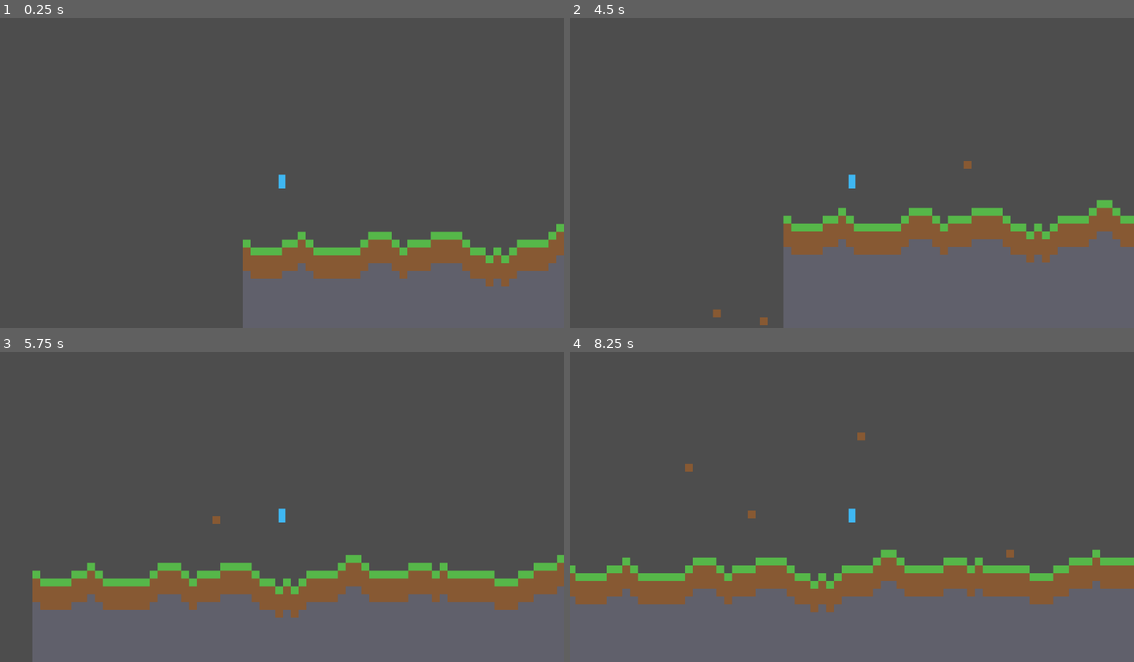
Above: before the commit, frames 1-4 (two rows, left to right).
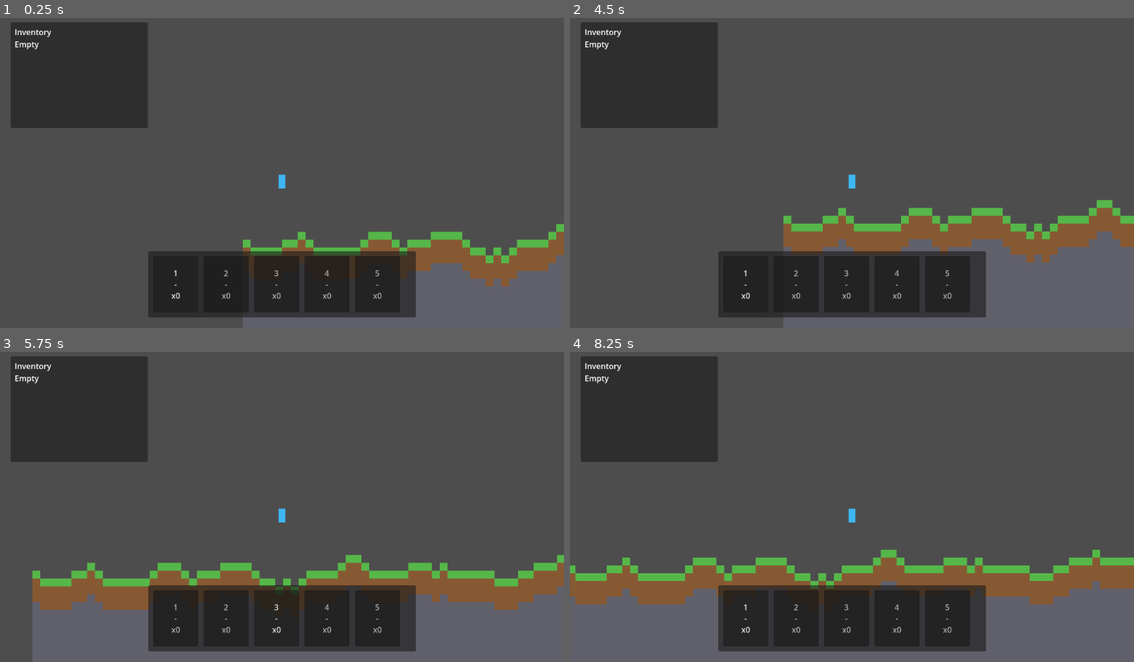
Above: after the commit, the same moments.

Repository: rudyrant/clawbox
Game: Godot game, scene res://scenes/main.tscn
The game is run twice, just before and just after one commit, with the same random seed, the same clock (stepped at 60 frames per second) and the same inputs.
Inputs (mouse positions are in pixels of both pictures, inside the frame that each line leads up to):
- Up to frame 1 (0.25 s): no input
- Up to frame 2 (4.5 s): click (744, 284) at 0.5 s, where only the run after the commit has a clickable "1 - x0"; click (795, 284) at 1.25 s, where only the run after the commit has a clickable "2 - x0"; click (846, 284) at 2 s, where only the run after the commit has a clickable "3 - x0"; click (897, 284) at 2.75 s, where only the run after the commit has a clickable "4 - x0"; click (947, 284) at 3.5 s, where only the run after the commit has a clickable "5 - x0"; tap Enter (ui_accept) at 4.25 s; move the mouse to (976, 154) at 4.27 s; hold Right (ui_right) from 4.28 s (still down); tap 1 at 4.35 s; click (976, 154) at 4.42 s
- Up to frame 3 (5.75 s): keep holding Right (ui_right); tap Enter (ui_accept) at 4.52, 5.27 s; tap 2 at 4.55, 5.1 s; move the mouse to (169, 519) at 5.02 s; click (169, 519) at 5.17 s; tap 3 at 5.3 s
- Up to frame 4 (8.25 s): move the mouse to (908, 435) at 5.77 s; release Right (ui_right) at 5.78 s; hold Left (ui_left) 5.78-6.53 s; tap 3 at 5.85 s; click (908, 435) at 5.92 s; tap 4 at 6.05, 6.6 s; move the mouse to (823, 565) at 6.52 s; hold Right (ui_right) 6.53-8.03 s; click (823, 565) at 6.67 s; tap Enter (ui_accept) at 6.77, 7.52, 8 s; tap 5 at 6.8, 7.35 s; move the mouse to (1021, 550) at 7.27 s; click (1021, 550) at 7.42 s; tap 1 at 7.55, 8.1 s; move the mouse to (682, 457) at 8.02 s; hold Left (ui_left) from 8.03 s (still down); click (682, 457) at 8.17 s

The runs differ from the first frame. In frame 1, 18% of the frame differs, in the area x 1-74%, y 1-97%; in frame 2, 18%; in frame 3, 18%; in frame 4, 18%, in the area x 1-79%, y 1-97%.

Commit message:
feat: Add hotbar, inventory UI, and mobile scaling

Diff:
--- a/items/dropped_item.gd
+++ b/items/dropped_item.gd
@@ -1,6 +1,6 @@
 extends Area2D
 
-@export var item_id: StringName = &"block"
+@export var item_id: StringName = &"dirt"
 @export var amount: int = 1
 
 func _ready() -> void:
--- a/player/player.gd
+++ b/player/player.gd
@@ -2,8 +2,22 @@
 
 const SPEED: float = 300.0
 const JUMP_VELOCITY: float = -450.0
+const HOTBAR_SIZE := 5
+const EMPTY_ITEM_ID: StringName = &""
 var gravity: float = ProjectSettings.get_setting("physics/2d/default_gravity")
-var collected_items: int = 0
+
+signal inventory_changed(inventory: Dictionary, hotbar: Array, selected_index: int)
+signal selected_hotbar_changed(selected_index: int)
+
+var inventory: Dictionary = {}
+var hotbar: Array[StringName] = []
+var selected_hotbar_index: int = 0
+
+func _ready() -> void:
+	hotbar.resize(HOTBAR_SIZE)
+	for index in range(HOTBAR_SIZE):
+		hotbar[index] = EMPTY_ITEM_ID
+	_emit_inventory_changed()
 
 func _physics_process(delta: float) -> void:
 	if not is_on_floor():
@@ -20,6 +34,94 @@
 
 	move_and_slide()
 
+func _unhandled_input(event: InputEvent) -> void:
+	if event is InputEventKey and event.pressed and not event.echo:
+		var key_event := event as InputEventKey
+		match key_event.keycode:
+			KEY_1:
+				select_hotbar_slot(0)
+			KEY_2:
+				select_hotbar_slot(1)
+			KEY_3:
+				select_hotbar_slot(2)
+			KEY_4:
+				select_hotbar_slot(3)
+			KEY_5:
+				select_hotbar_slot(4)
+	elif event is InputEventMouseButton and event.pressed:
+		if event.button_index == MOUSE_BUTTON_WHEEL_UP:
+			select_hotbar_slot(selected_hotbar_index - 1)
+		elif event.button_index == MOUSE_BUTTON_WHEEL_DOWN:
+			select_hotbar_slot(selected_hotbar_index + 1)
+
 func collect_item(item_id: StringName, amount: int = 1) -> void:
-	collected_items += amount
-	print("Picked up %s x%d (total: %d)" % [str(item_id), amount, collected_items])
+	if item_id == EMPTY_ITEM_ID or amount <= 0:
+		return
+
+	inventory[item_id] = int(inventory.get(item_id, 0)) + amount
+	_assign_hotbar_slot_if_needed(item_id)
+	_emit_inventory_changed()
+	print("Picked up %s x%d (new stack: %d)" % [str(item_id), amount, int(inventory[item_id])])
+
+func select_hotbar_slot(index: int) -> void:
+	var wrapped_index := wrapi(index, 0, HOTBAR_SIZE)
+	if selected_hotbar_index == wrapped_index:
+		return
+
+	selected_hotbar_index = wrapped_index
+	selected_hotbar_changed.emit(selected_hotbar_index)
+	_emit_inventory_changed()
+
+func consume_selected_item(amount: int = 1) -> bool:
+	if amount <= 0:
+		return true
+
+	var item_id := get_selected_item_id()
+	if item_id == EMPTY_ITEM_ID:
+		return false
+
+	var remaining := get_item_count(item_id) - amount
+	if remaining < 0:
+		return false
+	if remaining == 0:
+		inventory.erase(item_id)
+	else:
+		inventory[item_id] = remaining
+
+	_emit_inventory_changed()
+	return true
+
+func get_selected_item_id() -> StringName:
+	return hotbar[selected_hotbar_index]
+
+func get_selected_hotbar_index() -> int:
+	return selected_hotbar_index
+
+func get_hotbar_data() -> Array:
+	var slots: Array = []
+	for item_id in hotbar:
+		slots.append({
+			"item_id": item_id,
+			"count": get_item_count(item_id)
+		})
+	return slots
+
+func get_inventory_snapshot() -> Dictionary:
+	return inventory.duplicate()
+
+func get_item_count(item_id: StringName) -> int:
+	if item_id == EMPTY_ITEM_ID:
+		return 0
+	return int(inventory.get(item_id, 0))
+
+func _assign_hotbar_slot_if_needed(item_id: StringName) -> void:
+	if hotbar.has(item_id):
+		return
+
+	for index in range(HOTBAR_SIZE):
+		if hotbar[index] == EMPTY_ITEM_ID:
+			hotbar[index] = item_id
+			return
+
+func _emit_inventory_changed() -> void:
+	inventory_changed.emit(inventory.duplicate(), get_hotbar_data(), selected_hotbar_index)
--- a/scenes/main.tscn
+++ b/scenes/main.tscn
@@ -1,7 +1,8 @@
-[gd_scene load_steps=3 format=3 uid="uid://dpsk6wgtvf1h"]
+[gd_scene load_steps=4 format=3 uid="uid://dpsk6wgtvf1h"]
 
 [ext_resource type="PackedScene" path="res://player/player.tscn" id="1_player"]
 [ext_resource type="Script" path="res://scripts/blocks_tilemap.gd" id="2_blocks_tilemap"]
+[ext_resource type="Script" path="res://scripts/inventory_ui.gd" id="3_inventory_ui"]
 
 [node name="Main" type="Node2D"]
 
@@ -10,3 +11,43 @@
 
 [node name="Player" parent="." instance=ExtResource("1_player")]
 position = Vector2(80, 40)
+
+[node name="UI" type="CanvasLayer" parent="."]
+layer = 10
+
+[node name="InventoryUI" type="Control" parent="UI"]
+layout_mode = 3
+anchors_preset = 15
+anchor_right = 1.0
+anchor_bottom = 1.0
+grow_horizontal = 2
+grow_vertical = 2
+script = ExtResource("3_inventory_ui")
+
+[node name="InventoryPanel" type="PanelContainer" parent="UI/InventoryUI"]
+layout_mode = 0
+
+[node name="Margin" type="MarginContainer" parent="UI/InventoryUI/InventoryPanel"]
+layout_mode = 2
+theme_override_constants/margin_left = 8
+theme_override_constants/margin_top = 8
+theme_override_constants/margin_right = 8
+theme_override_constants/margin_bottom = 8
+
+[node name="VBox" type="VBoxContainer" parent="UI/InventoryUI/InventoryPanel/Margin"]
+layout_mode = 2
+theme_override_constants/separation = 2
+
+[node name="HotbarPanel" type="PanelContainer" parent="UI/InventoryUI"]
+layout_mode = 0
+
+[node name="Margin" type="MarginContainer" parent="UI/InventoryUI/HotbarPanel"]
+layout_mode = 2
+theme_override_constants/margin_left = 10
+theme_override_constants/margin_top = 10
+theme_override_constants/margin_right = 10
+theme_override_constants/margin_bottom = 10
+
+[node name="HotbarRow" type="HBoxContainer" parent="UI/InventoryUI/HotbarPanel/Margin"]
+layout_mode = 2
+theme_override_constants/separation = 6
--- a/scripts/blocks_tilemap.gd
+++ b/scripts/blocks_tilemap.gd
@@ -88,11 +88,13 @@
 func _break_block_from_screen_position(screen_position: Vector2) -> void:
 	var world_position := get_viewport().get_canvas_transform().affine_inverse() * screen_position
 	var cell := local_to_map(to_local(world_position))
-	if get_cell_source_id(0, cell) == -1:
+	var source_id := get_cell_source_id(0, cell)
+	if source_id == -1:
 		return
+	var atlas_coords := get_cell_atlas_coords(0, cell)
 
 	erase_cell(0, cell)
-	_spawn_dropped_item(cell)
+	_spawn_dropped_item(cell, _item_id_from_atlas_coords(atlas_coords))
 
 func _place_block_from_screen_position(screen_position: Vector2) -> void:
 	var world_position := get_viewport().get_canvas_transform().affine_inverse() * screen_position
@@ -102,11 +104,24 @@
 	if _would_overlap_player(cell):
 		return
 
-	set_cell(0, cell, SOURCE_ID, TILE_DIRT)
+	if _player == null or not _player.has_method("get_selected_item_id") or not _player.has_method("consume_selected_item"):
+		return
 
-func _spawn_dropped_item(cell: Vector2i) -> void:
+	var selected_item_id: StringName = _player.get_selected_item_id()
+	var atlas_coords := _atlas_coords_from_item_id(selected_item_id)
+	if atlas_coords.x < 0:
+		return
+	if not _player.consume_selected_item(1):
+		return
+
+	set_cell(0, cell, SOURCE_ID, atlas_coords)
+
+func _spawn_dropped_item(cell: Vector2i, item_id: StringName) -> void:
+	if item_id == &"":
+		return
 	var dropped_item := DROPPED_ITEM_SCENE.instantiate()
 	dropped_item.global_position = to_global(map_to_local(cell))
+	dropped_item.item_id = item_id
 	get_parent().add_child(dropped_item)
 
 func _would_overlap_player(cell: Vector2i) -> bool:
@@ -124,3 +139,21 @@
 		rectangle_shape.size
 	)
 	return cell_rect.intersects(player_rect)
+
+func _item_id_from_atlas_coords(atlas_coords: Vector2i) -> StringName:
+	if atlas_coords == TILE_GRASS:
+		return &"grass"
+	if atlas_coords == TILE_DIRT:
+		return &"dirt"
+	if atlas_coords == TILE_STONE:
+		return &"stone"
+	return &""
+
+func _atlas_coords_from_item_id(item_id: StringName) -> Vector2i:
+	if item_id == &"grass":
+		return TILE_GRASS
+	if item_id == &"dirt":
+		return TILE_DIRT
+	if item_id == &"stone":
+		return TILE_STONE
+	return Vector2i(-1, -1)
--- /dev/null
+++ b/scripts/inventory_ui.gd
@@ -0,0 +1,142 @@
+extends Control
+
+const HOTBAR_SIZE := 5
+const EMPTY_ITEM_ID: StringName = &""
+
+@export var player_path: NodePath = NodePath("../../Player")
+
+@onready var _inventory_panel: PanelContainer = $InventoryPanel
+@onready var _inventory_list: VBoxContainer = $InventoryPanel/Margin/VBox
+@onready var _hotbar_panel: PanelContainer = $HotbarPanel
+@onready var _hotbar_row: HBoxContainer = $HotbarPanel/Margin/HotbarRow
+
+var _player: Node = null
+var _hotbar_buttons: Array[Button] = []
+var _inventory_snapshot: Dictionary = {}
+
+func _ready() -> void:
+	_create_hotbar_buttons()
+	_connect_player()
+	get_viewport().size_changed.connect(_apply_layout_scaling)
+	_apply_layout_scaling()
+
+func _create_hotbar_buttons() -> void:
+	for child in _hotbar_row.get_children():
+		child.queue_free()
+	_hotbar_buttons.clear()
+
+	for index in range(HOTBAR_SIZE):
+		var button := Button.new()
+		button.text = str(index + 1)
+		button.focus_mode = Control.FOCUS_NONE
+		button.pressed.connect(_on_hotbar_slot_pressed.bind(index))
+		_hotbar_row.add_child(button)
+		_hotbar_buttons.append(button)
+
+func _connect_player() -> void:
+	_player = get_node_or_null(player_path)
+	if _player == null:
+		return
+	if _player.has_signal("inventory_changed"):
+		_player.inventory_changed.connect(_on_inventory_changed)
+	if _player.has_signal("selected_hotbar_changed"):
+		_player.selected_hotbar_changed.connect(_on_selected_hotbar_changed)
+	if _player.has_method("get_inventory_snapshot"):
+		_inventory_snapshot = _player.get_inventory_snapshot()
+	if _player.has_method("get_hotbar_data") and _player.has_method("get_selected_hotbar_index"):
+		_on_inventory_changed(_inventory_snapshot, _player.get_hotbar_data(), _player.get_selected_hotbar_index())
+
+func _on_inventory_changed(inventory: Dictionary, hotbar: Array, selected_index: int) -> void:
+	_inventory_snapshot = inventory
+	for slot_index in range(HOTBAR_SIZE):
+		if slot_index >= _hotbar_buttons.size():
+			break
+		var button := _hotbar_buttons[slot_index]
+		var item_id: StringName = EMPTY_ITEM_ID
+		var count := 0
+		if slot_index < hotbar.size():
+			var slot_data: Dictionary = hotbar[slot_index]
+			item_id = slot_data.get("item_id", EMPTY_ITEM_ID)
+			count = int(slot_data.get("count", 0))
+
+		var name_text := "-"
+		if item_id != EMPTY_ITEM_ID:
+			name_text = _display_name(item_id)
+		button.text = "%d\n%s\nx%d" % [slot_index + 1, name_text, count]
+		button.modulate = Color(1.0, 1.0, 1.0, 1.0) if slot_index == selected_index else Color(0.8, 0.8, 0.8, 0.95)
+
+	_refresh_inventory_list()
+
+func _on_selected_hotbar_changed(selected_index: int) -> void:
+	if _player == null:
+		return
+	if _player.has_method("get_hotbar_data"):
+		_on_inventory_changed(_inventory_snapshot, _player.get_hotbar_data(), selected_index)
+
+func _refresh_inventory_list() -> void:
+	for child in _inventory_list.get_children():
+		child.queue_free()
+
+	var title := Label.new()
+	title.text = "Inventory"
+	_inventory_list.add_child(title)
+
+	if _inventory_snapshot.is_empty():
+		var empty_label := Label.new()
+		empty_label.text = "Empty"
+		_inventory_list.add_child(empty_label)
+		return
+
+	var sorted_ids := _inventory_snapshot.keys()
+	sorted_ids.sort()
+	for item_id in sorted_ids:
+		var row := Label.new()
+		row.text = "%s x%d" % [_display_name(item_id), int(_inventory_snapshot[item_id])]
+		_inventory_list.add_child(row)
+
+func _on_hotbar_slot_pressed(slot_index: int) -> void:
+	if _player == null:
+		return
+	if _player.has_method("select_hotbar_slot"):
+		_player.select_hotbar_slot(slot_index)
+
+func _apply_layout_scaling() -> void:
+	var viewport_size: Vector2 = get_viewport_rect().size
+	var short_side: float = min(viewport_size.x, viewport_size.y)
+	var scale_factor: float = clamp(short_side / 360.0, 0.85, 1.8)
+
+	var slot_size: float = clamp(54.0 * scale_factor, 44.0, 92.0)
+	var gap: float = clamp(6.0 * scale_factor, 4.0, 12.0)
+	var margin: float = clamp(12.0 * scale_factor, 10.0, 24.0)
+
+	_hotbar_row.add_theme_constant_override("separation", int(round(gap)))
+	for button in _hotbar_buttons:
+		button.custom_minimum_size = Vector2(slot_size, slot_size)
+
+	var hotbar_width: float = HOTBAR_SIZE * slot_size + (HOTBAR_SIZE - 1) * gap + margin * 2.0
+	var hotbar_height: float = slot_size + margin * 2.0
+	_hotbar_panel.anchor_left = 0.5
+	_hotbar_panel.anchor_right = 0.5
+	_hotbar_panel.anchor_top = 1.0
+	_hotbar_panel.anchor_bottom = 1.0
+	_hotbar_panel.offset_left = -hotbar_width * 0.5
+	_hotbar_panel.offset_right = hotbar_width * 0.5
+	_hotbar_panel.offset_top = -hotbar_height - margin
+	_hotbar_panel.offset_bottom = -margin
+
+	_inventory_panel.anchor_left = 0.0
+	_inventory_panel.anchor_right = 0.0
+	_inventory_panel.anchor_top = 0.0
+	_inventory_panel.anchor_bottom = 0.0
+	_inventory_panel.offset_left = margin
+	_inventory_panel.offset_top = margin
+	_inventory_panel.offset_right = margin + clamp(160.0 * scale_factor, 150.0, 280.0)
+	_inventory_panel.offset_bottom = margin + clamp(120.0 * scale_factor, 110.0, 260.0)
+
+func _display_name(item_id: StringName) -> String:
+	if item_id == EMPTY_ITEM_ID:
+		return "-"
+	var item_text := str(item_id)
+	if item_text.is_empty():
+		return "-"
+	return item_text.capitalize()
